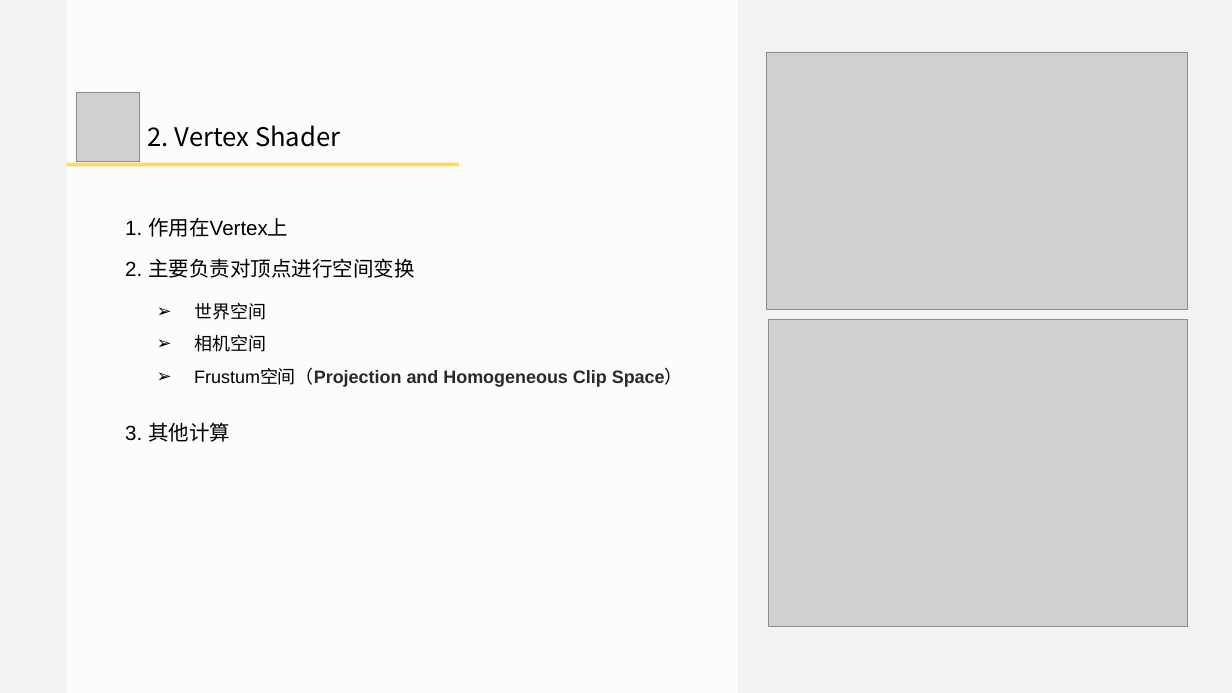
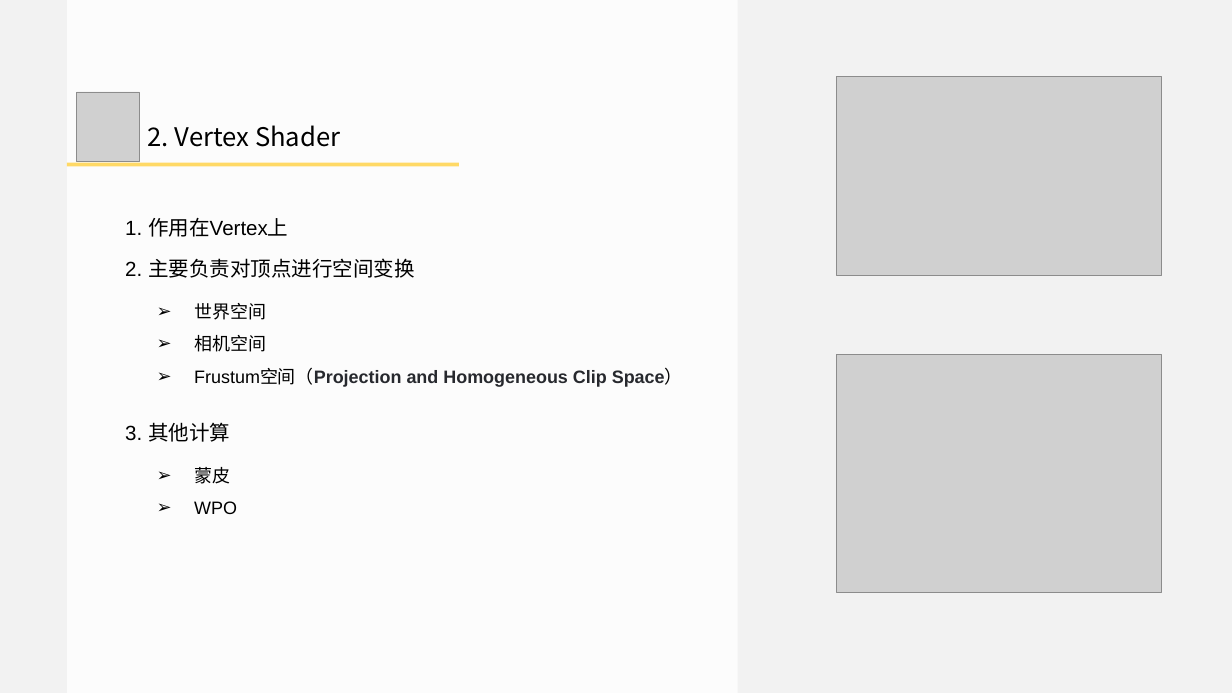
Before and after one commit to doomlover/KSGameEngineTutorials, a slide deck: slide 11 of PPTs/03.深入DX12绘制一.pptx (slide 10 before the commit). Drawn at 1232x693 pixels with LibreOffice and Linux fonts; fonts in the diff are those of the drawing; grey boxes stand for pictures. Boxes give left, top, right and bottom in pixels: in the first picture for what was removed or moved away, otherwise in the second. Text is boxed around its words. In the diff, an @@ line names an element or a change of style, - is before the commit and + after.

```diff
--- a/PPTs/03.深入DX12绘制一.pptx
+++ b/PPTs/03.深入DX12绘制一.pptx
@@ picture: place and size @@
-picture at [766,52,1187,309]
+picture at [836,77,1161,275]
@@ picture: place and size @@
-picture at [768,320,1188,626]
+picture at [836,354,1161,592]
@@ text added at [194,467,237,514], 28 pt, text #000000 @@
+  ➢ 蒙皮
+  ➢ WPO
```
Also in this commit, not shown: 16 other slides changed, 5 slides added, 1 slide removed, 1 other file.
